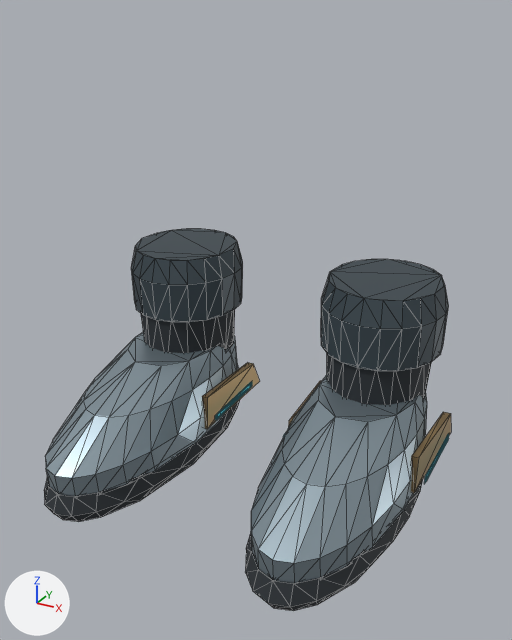
One commit to the glTF model assets/3d/equipment/ancient-ruins-v1/shoes-medium.glb: the scene before it, then after it.
The view is the same before and after, from a camera (50 mm lens) standing at (0.384, -0.751, 0.559) and looking at (0.022, -0.093, 0.231). The lights are fixed; the arrows at lower left show +X, +Y and +Z. The picture after the commit comes second. Mesh edges are drawn as thin lines. Vertices at exactly the same position are counted once.

The first picture shows 'CW_Relic_shoes'.
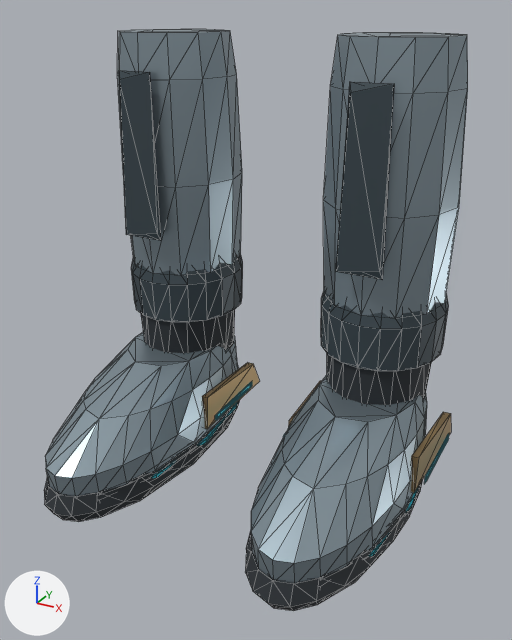
What the commit changed:
me_float_boot_sole_r is used by ob_cw_relic_shoes; location (0.0, 0.0, 0.0).
me_float_boot_sole_r had 567 vertices, 1070 faces and spanned x -0.232..0.232, y -0.283..0.108, z 0.008..0.27.
me_float_boot_sole_r now has 713 vertices, 1338 faces and spans x -0.232..0.232, y -0.283..0.113, z 0.008..0.535.
me_float_boot_sole_r part 1: a new loose piece, a 12-sided cut cone along z (radius 0.08 by 0.193 at the low end, 0.081 by 0.194 at the high end) spanning x -0.221..-0.059, y -0.275..0.113, z 0.031..0.037, in mat_relic_quiet_cyan (cyan #2c9eaf).
me_float_boot_sole_r part 2: a new loose piece, a 12-sided cut cone along z (radius 0.08 by 0.193 at the low end, 0.081 by 0.194 at the high end) spanning x 0.059..0.221, y -0.275..0.113, z 0.031..0.037, in mat_relic_quiet_cyan (cyan #2c9eaf).
me_float_boot_sole_r part 3: a new loose piece of 48 vertices spanning x -0.215..-0.065, y -0.075..0.087, z 0.252..0.535, in mat_relic_satin_titanium (grey #99aab3).
me_float_boot_sole_r part 4: a new loose piece of 48 vertices spanning x 0.065..0.215, y -0.075..0.087, z 0.252..0.535, in mat_relic_satin_titanium (grey #99aab3).
Part 5, on me_float_boot_sole_r:
28 vertices are removed from x -0.207..0.195, y -0.218..0.069, z 0.042..0.27.
153 faces are deleted.
30 vertices are added at x -0.201..0.195, y -0.203..0.065, z 0.042..0.495.
84 new faces join them, mat_relic_flexible_seal (dark grey #292f34).
26 new faces join them, mat_relic_satin_titanium (grey #99aab3).
39 new faces join them, mat_relic_dark_ceramic (greyish blue #404d55).

Location of each change, (x1, y1, x2, y2) in pixels of the pictures (512 x 640 px; the box of a moved part takes in the faces that stretch with it):
'CW_Relic_shoes', reshaped (52% taller)
    before: (44, 229, 451, 611)
    after: (44, 29, 468, 611)
part 1 of me_float_boot_sole_r, added
    after: (151, 402, 237, 478)
part 2 of me_float_boot_sole_r, added (mostly hidden)
    after: (369, 488, 418, 556)
part 3 of me_float_boot_sole_r, added
    after: (117, 29, 242, 275)
part 4 of me_float_boot_sole_r, added
    after: (323, 33, 468, 318)
part 5 of me_float_boot_sole_r, moved or reshaped
    before: (46, 259, 442, 584)
    after: (46, 71, 394, 584)
